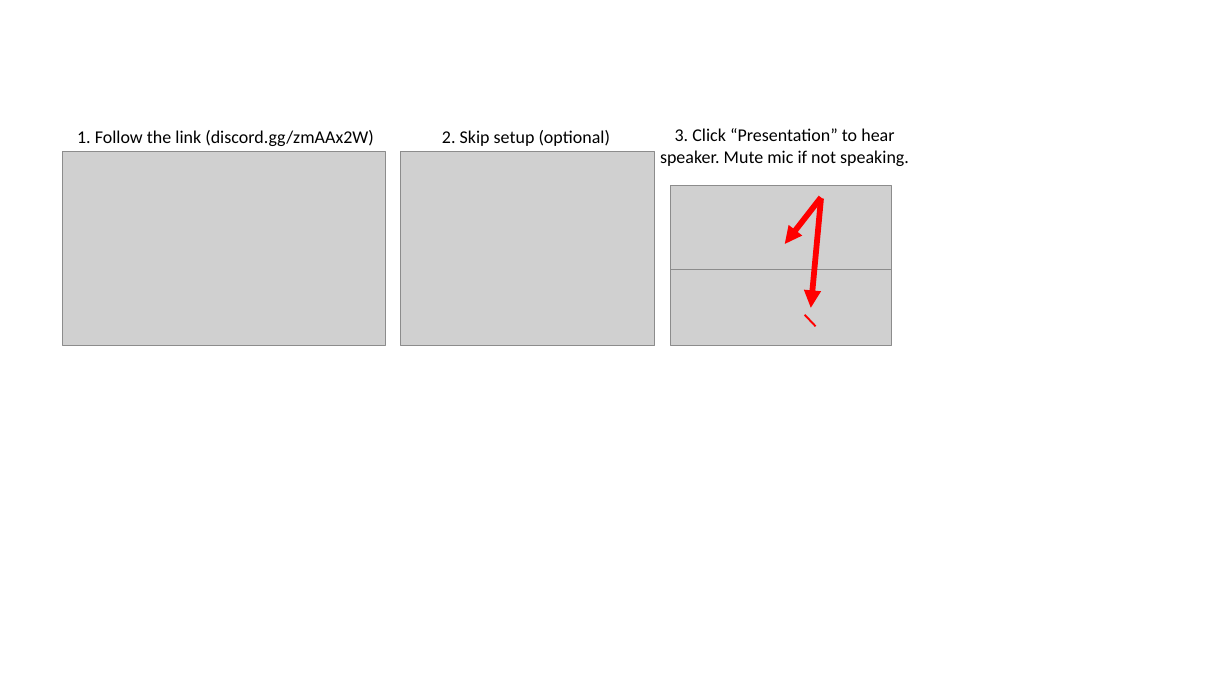
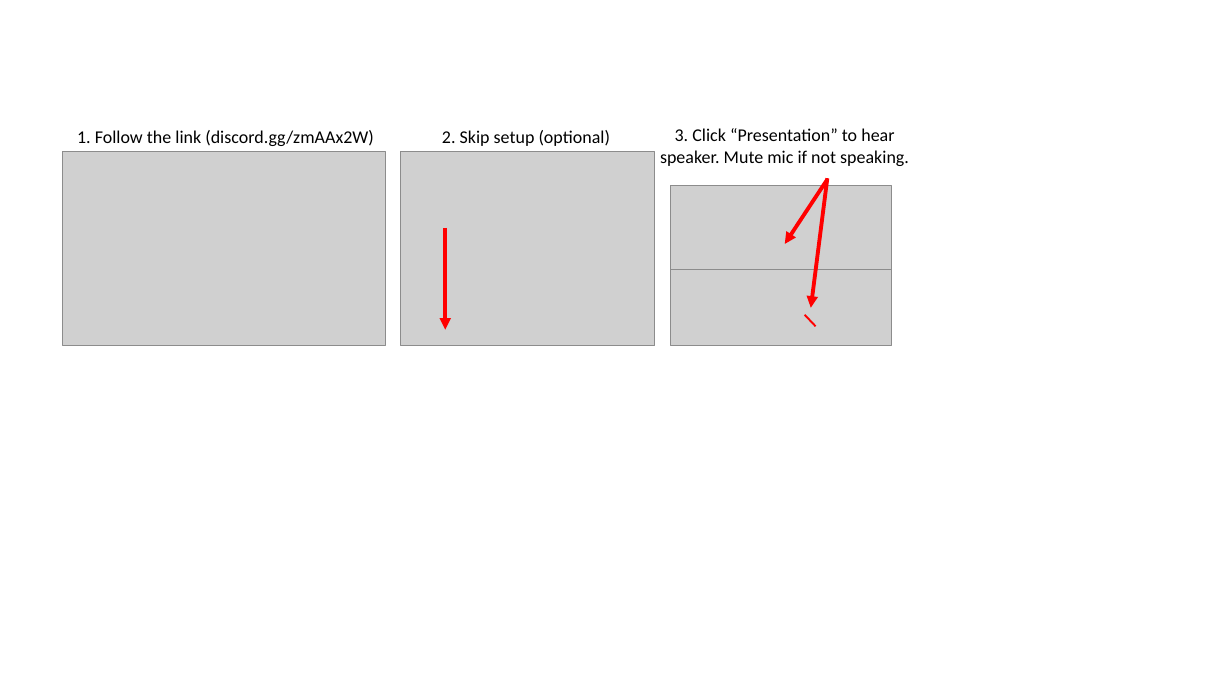
Before and after one commit to OnNeuro/onneuro.github.io, a slide deck: slide 1 of ImageAssets/DiscordInstruct.pptx. Drawn at 1232x693 pixels with LibreOffice and Linux fonts; fonts in the diff are those of the drawing; grey boxes stand for pictures. Boxes give left, top, right and bottom in pixels: in the first picture for what was removed or moved away, otherwise in the second. Text is boxed around its words. In the diff, an @@ line names an element or a change of style, - is before the commit and + after.

```diff
--- a/ImageAssets/DiscordInstruct.pptx
+++ b/ImageAssets/DiscordInstruct.pptx
@@ arrow moved from (822, 198) - (785, 244) to (827, 179) - (785, 244) @@
@@ arrow (827, 179) - (785, 244): stroke #FF0000 4.5 pt to #FF0000 3 pt @@
@@ arrow moved from (822, 199) - (811, 308) to (827, 178) - (811, 308) @@
@@ arrow (827, 178) - (811, 308): stroke #FF0000 4.5 pt to #FF0000 3 pt @@
@@ arrow added from (445, 228) to (445, 330), #FF0000 3 pt @@
```
Also in this commit, not shown: 1 other file.
